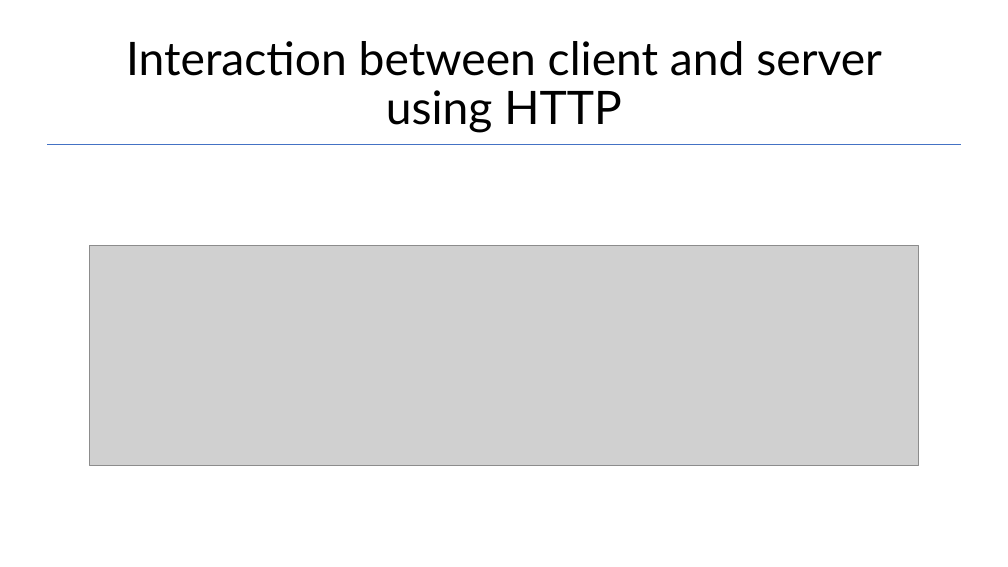
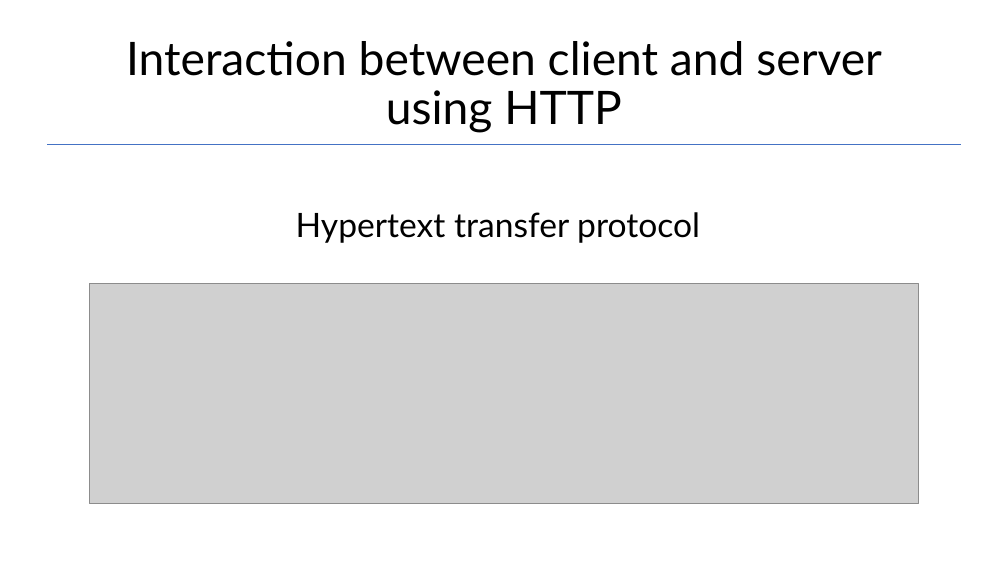
Before and after one commit to Garnik94/Levelup_presentations, a slide deck: slide 2 of Http/Http_presentation.pptx (slide 3 before the commit). Drawn at 1008x567 pixels with LibreOffice and Linux fonts; fonts in the diff are those of the drawing; grey boxes stand for pictures. Boxes give left, top, right and bottom in pixels: in the first picture for what was removed or moved away, otherwise in the second. Text is boxed around its words. In the diff, an @@ line names an element or a change of style, - is before the commit and + after.

```diff
--- a/Http/Http_presentation.pptx
+++ b/Http/Http_presentation.pptx
@@ text added at (x1=296, y1=212, x2=700, y2=243), 32 pt, text #000000 @@
+Hypertext transfer protocol
@@ picture moved from (x1=89, y1=245, x2=919, y2=466) to (x1=89, y1=284, x2=919, y2=504) @@
```
Also in this commit, not shown: 4 other slides changed, 1 other file.
